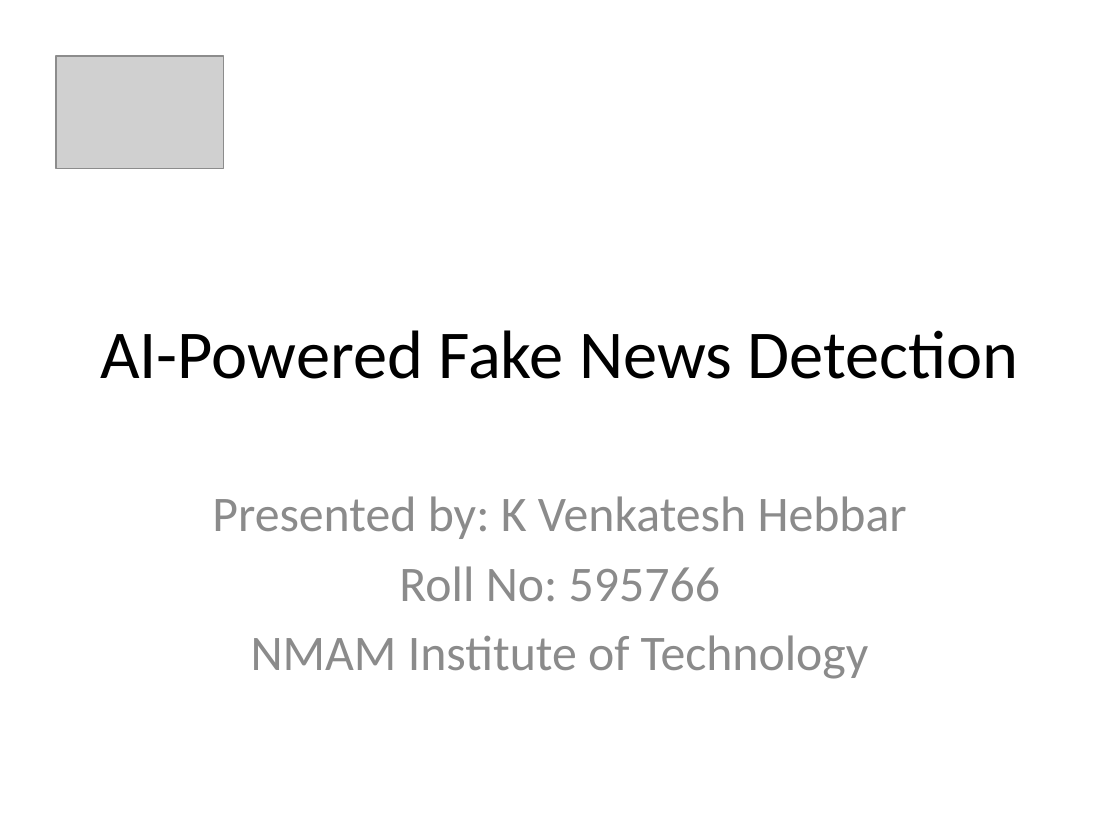
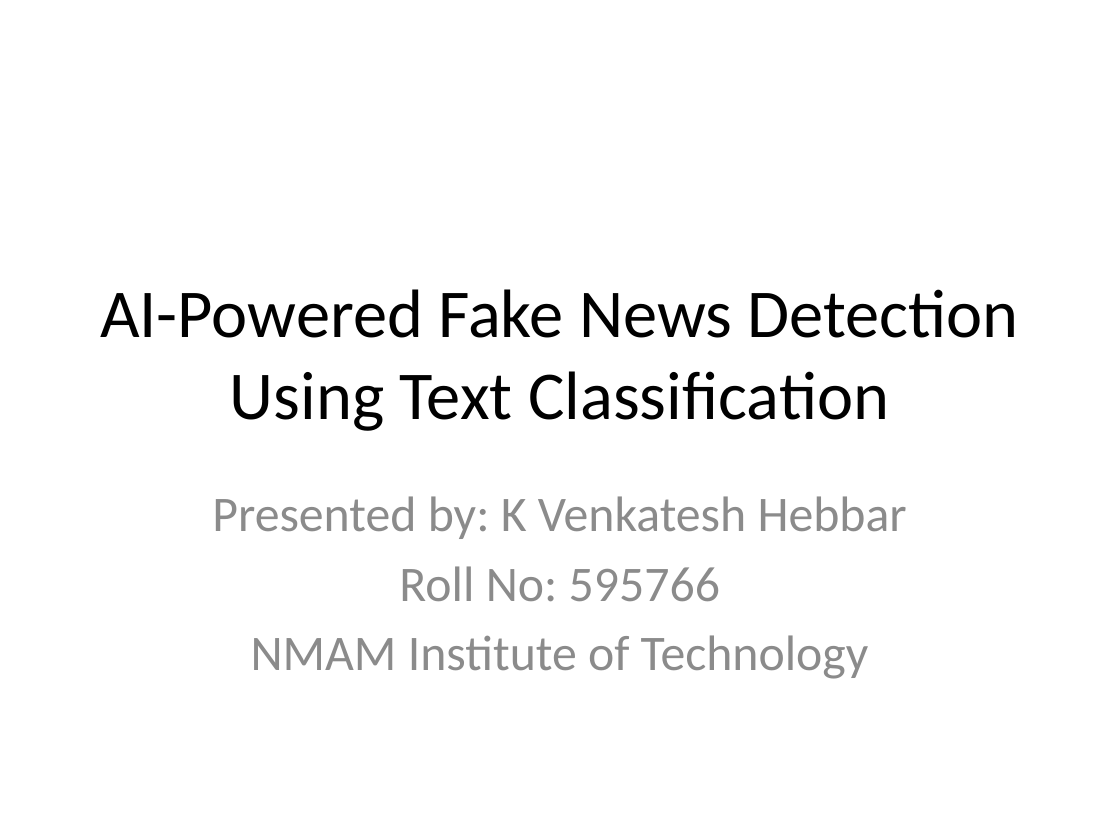
Before and after one commit to Venkat-sy/Internship, a slide deck: slide 1 of IICT/fake_news_project_ppt.pptx. Drawn at 1120x840 pixels with LibreOffice and Linux fonts; fonts in the diff are those of the drawing; grey boxes stand for pictures. Boxes give left, top, right and bottom in pixels: in the first picture for what was removed or moved away, otherwise in the second. Text is boxed around its words. In the diff, an @@ line names an element or a change of style, - is before the commit and + after.

```diff
--- a/IICT/fake_news_project_ppt.pptx
+++ b/IICT/fake_news_project_ppt.pptx
@@ picture removed at [56, 56, 224, 168] @@
@@ title at [100, 289, 1019, 431]: text changed @@
-AI-Powered Fake News Detection
+AI-Powered Fake News Detection Using Text Classification
```
Also in this commit, not shown: 4 other slides changed, 1 slide removed, 6 other files.
